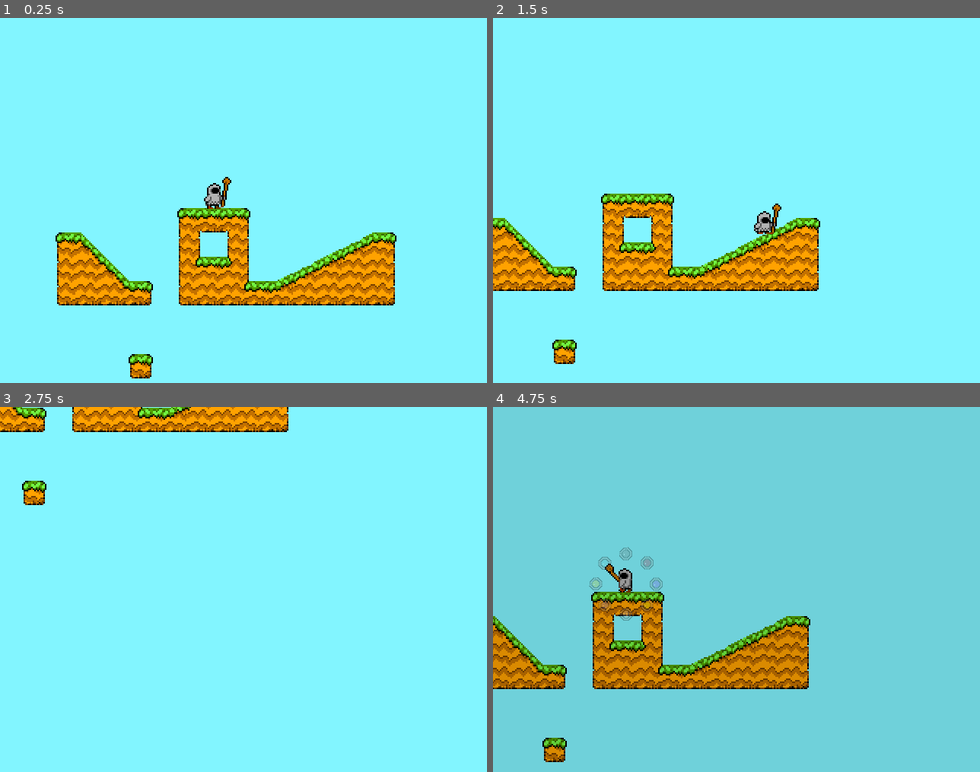
Above: before the commit, frames 1-4 (two rows, left to right).
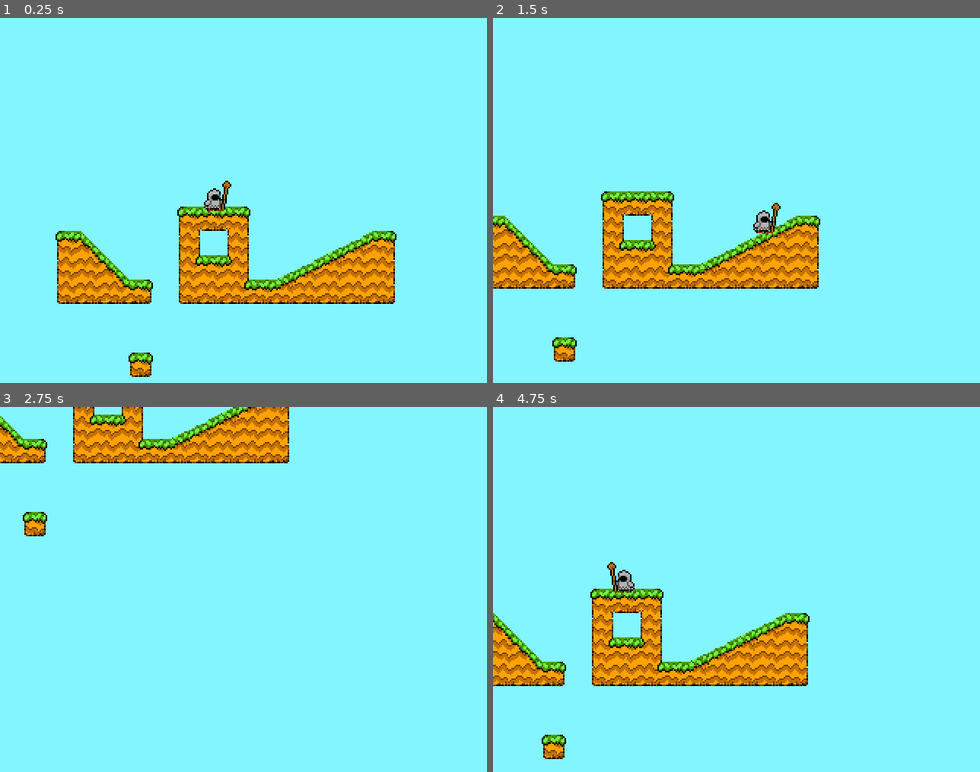
Above: after the commit, the same moments.

Repository: bitspittle/godot-elementalist
Game: Godot game, scene res://world/World.tscn
Two runs of this game, one before a commit and one after it. Both use one fixed random seed, a clock stepped at 60 frames per second and the inputs below.
Inputs:
- Up to frame 1 (0.25 s): no input
- Up to frame 2 (1.5 s): hold Right (player_right) from 0.53 s (still down); tap Z (player_attack) at 0.6 s; tap Space (player_jump) at 0.77, 1.07 s; tap X (player_cast) at 0.8, 1.35 s
- Up to frame 3 (2.75 s): tap Space (player_jump) at 1.52, 1.55, 1.82 s; release Right (player_right) at 2.03 s; hold Left (player_left) from 2.03 s (still down); hold Space (player_jump) from 2.03 s (still down); tap Z (player_attack) at 2.3 s
- Up to frame 4 (4.75 s): release Left (player_left) at 2.78 s; release Space (player_jump) at 2.78 s; hold Right (player_right) 2.78-4.28 s; tap Z (player_attack) at 2.85, 4.55 s; tap Space (player_jump) at 3.02, 3.32, 4.52 s; tap X (player_cast) at 3.05, 3.6 s; hold Space (player_jump) 3.53-4.28 s; tap Escape (ui_cancel) at 4.15 s; hold Left (player_left) from 4.28 s (still down); tap Shift (show_gem_wheel) at 4.35 s

The runs differ from the first frame. In frame 1, 5.8% of the frame differs, in the area x 11-82%, y 43-99%; in frame 2, 6.6%; in frame 3, 8.4%; in frame 4, 100%, in the area x 0-100%, y 0-100%.

Commit message:
Refactored player movement into a controller class

Diff:
--- a/player/Player.gd
+++ b/player/Player.gd
@@ -1,21 +1,13 @@
 extends KinematicBody2D
 
-const WALKING_ACCELERATION = 512
-const MAX_WALKING_SPEED = 100
-const FRICTION = .25
-const GRAVITY = 1000
-const JUMP_FORCE = 150
-
-const MAX_CLIMBING_SPEED = 80
-
-var SLOPE_THRESHOLD = deg2rad(46)
-var DEFAULT_SNAP_VECTOR = Vector2.DOWN * 40.0 # Make sure we snip hard if walking down sleep slopes
+class_name Player
 
 enum State {
 	IDLE,
 	DUCKING,
 	WALKING,
 	JUMPING,
+	JUMPING_DOWN,
 	FALLING,
 	LANDING,
 	WINDING_UP,
@@ -24,177 +16,106 @@
 	CLIMBING,
 }
 
-var _vel = Vector2.ZERO
-var _snap_vector = DEFAULT_SNAP_VECTOR
+# Visible to controller
+var vel = Vector2.ZERO
+var state = State.IDLE
+var next_state = State.IDLE
+var selected_spell: Spell
+# End controller
 
-var _state = State.IDLE
 var _prev_state = State.IDLE
-var _next_state = State.IDLE
 
 onready var _pivot = $Pivot
 onready var _player_sprite = $Pivot/PlayerSprite
 onready var _platform_detector: Area2D = $PlatformDetector
-onready var _jump_timer: Timer = $JumpTimer
 onready var _anim: AnimationPlayer = $AnimationPlayer
 onready var _time = $TimeEffect
 onready var _gem_wheel = $GemWheel
 
-var _selected_spell: Spell
 var _tmp_start_pos: Vector2
 
 func _ready():
 	_set_spell(Spells.NONE)
 	_anim.play("idle")
-	_tmp_start_pos = position
+
+	# TODO: Let client / server create player and set its controller
+	$PlayerController.player = self
 
 func _process(_delta):
-	if Input.is_action_pressed("ui_cancel") or position.y > 500:
-		_vel = Vector2.ZERO
-		position = _tmp_start_pos
-		set_collision_mask_bit(Layers.PLATFORMS, true)
-		_next_state = State.IDLE
-
-	if _state != _next_state:
-		if _next_state == State.IDLE:
-			if _state == State.DUCKING:
+	if state != next_state:
+		if next_state == State.IDLE:
+			if state == State.DUCKING:
 				_anim.play_backwards("duck")
 				_anim.queue("idle")
 			else:
 				_anim.play("idle")
-		elif _next_state == State.WALKING:
+		elif next_state == State.WALKING:
 			_anim.play("walk")
-		elif _next_state == State.DUCKING:
+		elif next_state == State.DUCKING:
 			if _prev_state != State.ATTACKING:
 				_anim.play("squat")
 				_anim.queue("duck")
 			else:
 				_anim.play("duck")
-		elif _next_state == State.JUMPING:
+		elif next_state == State.JUMPING:
 			_anim.play("jump")
-		elif _next_state == State.FALLING:
+			set_collision_mask_bit(Layers.PLATFORMS, false)
+		elif next_state == State.JUMPING_DOWN:
+			set_collision_mask_bit(Layers.PLATFORMS, false)
+
+		elif next_state == State.FALLING:
 			_anim.play("fall")
-		elif _next_state == State.LANDING:
+		elif next_state == State.LANDING:
 			_anim.play("land")
-		elif _next_state == State.WINDING_UP:
+		elif next_state == State.WINDING_UP:
 			_anim.play("windup")
-		elif _next_state == State.ATTACKING:
-			if _state == State.DUCKING:
+		elif next_state == State.ATTACKING:
+			if state == State.DUCKING:
 				_anim.play("duck attack")
 			else:
 				_anim.play("attack")
-		elif _next_state == State.CASTING:
+		elif next_state == State.CASTING:
 			_anim.play("cast")
-		elif _next_state == State.CLIMBING:
+		elif next_state == State.CLIMBING:
 			_anim.play("climb")
 
-		print(_state, " -> ", _next_state)
-		_prev_state = _state
-		_state = _next_state
+		_prev_state = state
+		state = next_state
+		next_state = state
 
-	if _state == State.CLIMBING:
-		if _anim.is_playing() && _vel == Vector2.ZERO:
+	if state == State.CLIMBING:
+		if _anim.is_playing() && vel == Vector2.ZERO:
 			_anim.stop(false)
-		elif !_anim.is_playing() && _vel != Vector2.ZERO:
+		elif !_anim.is_playing() && vel != Vector2.ZERO:
 			_anim.play()
 
+	elif state == State.JUMPING_DOWN:
+		next_state = State.FALLING
+
 func _physics_process(delta):
-	if _state != State.CLIMBING:
-		_physics_process_walking(delta)
-	else:
-		_physics_process_climbing(delta)
-
-func _physics_process_walking(delta):
-	if _state != State.DUCKING:
-		var x_input = Input.get_action_strength("player_right") - Input.get_action_strength("player_left")
-		if x_input != 0:
-			if _state == State.IDLE:
-				_next_state = State.WALKING
-
-			if sign(x_input) != sign(_vel.x):
-				_vel.x = 0 # quick turnaround
-				_pivot.scale.x = sign(x_input)
-
-			_vel.x += x_input * WALKING_ACCELERATION * delta
-			_vel.x = clamp(_vel.x, -MAX_WALKING_SPEED, MAX_WALKING_SPEED)
-
-		else:
-			if _state == State.WALKING:
-				_next_state = State.IDLE
-			_vel.x = 0
-
-	_vel.y += GRAVITY * delta
-	_vel.y = move_and_slide_with_snap(_vel, _snap_vector, Vector2.UP, true, 4, SLOPE_THRESHOLD).y
-	_snap_vector = DEFAULT_SNAP_VECTOR
-
-	# Re-enable platforms as long as we're fallling and aren't currently intersecting with anything
-	if (_vel.y >= 0 && _state != State.FALLING && not is_on_floor()):
-		_next_state = State.FALLING
-
-	if (_vel.y >= 0 && !get_collision_mask_bit(Layers.PLATFORMS) && _platform_detector.get_overlapping_bodies().empty()):
+	if (vel.y >= 0 && !get_collision_mask_bit(Layers.PLATFORMS) && _platform_detector.get_overlapping_bodies().empty()):
 		set_collision_mask_bit(Layers.PLATFORMS, true)
 
-	if Input.is_action_just_pressed("player_jump"):
-		if is_on_floor():
-			if not _state == State.DUCKING:
-				_snap_vector = Vector2.ZERO
-				_jump_timer.start()
-				_next_state = State.JUMPING
-			set_collision_mask_bit(Layers.PLATFORMS, false)
-
-	elif _state != State.DUCKING && _state != State.ATTACKING && Input.is_action_pressed("player_down"):
-		if is_on_floor():
-			_next_state = State.DUCKING
-			_vel.x = 0
-
-	elif _state == State.DUCKING && not Input.is_action_pressed("player_down"):
-		_next_state = State.IDLE
-
-	elif _state == State.FALLING && is_on_floor():
-		_next_state = State.LANDING
-
-	elif (_state == State.IDLE || _state == State.WALKING || _state == State.ATTACKING || _state == State.LANDING) && Input.is_action_just_pressed("player_attack"):
-		_next_state = State.WINDING_UP
-
-	elif (_state == State.WINDING_UP || _state == State.DUCKING) && Input.is_action_just_released("player_attack"):
-		_next_state = State.ATTACKING
-
-	elif Input.is_action_just_pressed("player_cast") && _selected_spell != Spells.NONE && is_on_floor():
-		_next_state = State.CASTING
-
-	elif _state == State.CASTING && Input.is_action_just_released("player_cast"):
-		_next_state = State.IDLE
-
-	if (!_jump_timer.is_stopped()):
-		if Input.is_action_pressed("player_jump"):
-			_vel.y = -JUMP_FORCE
-		else:
-			_jump_timer.stop()
-
-func _physics_process_climbing(delta):
-	var x_input = Input.get_action_strength("player_right") - Input.get_action_strength("player_left")
-	var y_input = Input.get_action_strength("player_down") - Input.get_action_strength("player_up")
-
-	var input = Vector2(x_input, y_input)
-	if input != Vector2.ZERO:
-		_vel = input.normalized() * MAX_CLIMBING_SPEED * delta
-		position += _vel
-	else:
-		_vel = Vector2.ZERO
+	if (vel.x != 0):
+		_pivot.scale.x = sign(vel.x)
 
 
 func _on_AnimationPlayer_animation_finished(anim_name):
 	if anim_name == "land" || anim_name == "attack":
-		_next_state = State.IDLE
+		next_state = State.IDLE
 	elif anim_name == "duck attack":
-		_next_state = State.DUCKING
+		next_state = State.DUCKING
 
 func _on_GemWheel_opening():
-	if _state == State.CASTING:
-		_next_state = State.IDLE
+	# Turn off casting when inside the gem wheel, because
+	# changing the spell means you might have a different
+	# casting animation
+	if state == State.CASTING:
+		next_state = State.IDLE
 
 func _on_GemWheel_spell_selected(spell):
 	_set_spell(spell)
 
 func _set_spell(spell: Spell):
-	_selected_spell = spell
+	selected_spell = spell
 	_player_sprite.get_material().set_shader_param("color_modulate", spell.color)
--- a/player/Player.tscn
+++ b/player/Player.tscn
@@ -1,16 +1,11 @@
-[gd_scene load_steps=21 format=2]
+[gd_scene load_steps=22 format=2]
 
 [ext_resource path="res://assets/images/player.png" type="Texture" id=1]
 [ext_resource path="res://player/Player.gd" type="Script" id=2]
 [ext_resource path="res://effects/TimeEffect.tscn" type="PackedScene" id=3]
 [ext_resource path="res://mana/GemWheel.tscn" type="PackedScene" id=4]
 [ext_resource path="res://assets/shaders/module_range.shader" type="Shader" id=5]
-
-[sub_resource type="CircleShape2D" id=1]
-radius = 5.08875
-
-[sub_resource type="RectangleShape2D" id=2]
-extents = Vector2( 7.75764, 8.46161 )
+[ext_resource path="res://player/PlayerControllerLocal.tscn" type="PackedScene" id=6]
 
 [sub_resource type="ShaderMaterial" id=3]
 shader = ExtResource( 5 )
@@ -18,6 +13,12 @@
 shader_param/color_range_end = Vector3( 1, 1, 1 )
 shader_param/color_modulate = Plane( 1, 0, 1, 1 )
 
+[sub_resource type="RectangleShape2D" id=16]
+extents = Vector2( 3.24571, 5.04595 )
+
+[sub_resource type="RectangleShape2D" id=2]
+extents = Vector2( 6.64695, 8.46161 )
+
 [sub_resource type="Animation" id=4]
 resource_name = "attack"
 length = 5.0
@@ -159,8 +160,7 @@
 "values": [ 20.0 ]
 }
 
-[sub_resource type="Animation" id=6]
-resource_name = "fall"
+[sub_resource type="Animation" id=9]
 length = 3.0
 tracks/0/type = "value"
 tracks/0/path = NodePath("Pivot/PlayerSprite:frame")
@@ -215,8 +215,7 @@
 "values": [ 5.0 ]
 }
 
-[sub_resource type="Animation" id=8]
-resource_name = "jump"
+[sub_resource type="Animation" id=11]
 length = 2.0
 tracks/0/type = "value"
 tracks/0/path = NodePath("Pivot/PlayerSprite:frame")
@@ -243,8 +242,7 @@
 "values": [ 8.0 ]
 }
 
-[sub_resource type="Animation" id=9]
-resource_name = "land"
+[sub_resource type="Animation" id=12]
 length = 2.0
 tracks/0/type = "value"
 tracks/0/path = NodePath("Pivot/PlayerSprite:frame")
@@ -327,8 +325,7 @@
 "values": [ 8.0 ]
 }
 
-[sub_resource type="Animation" id=11]
-resource_name = "windup"
+[sub_resource type="Animation" id=15]
 length = 3.0
 tracks/0/type = "value"
 tracks/0/path = NodePath("Pivot/PlayerSprite:frame")
@@ -361,17 +358,7 @@
 collision_mask = 11
 script = ExtResource( 2 )
 
-[node name="BodyCollisionShape" type="CollisionShape2D" parent="."]
-shape = SubResource( 1 )
-one_way_collision_margin = 0.0
-
-[node name="PlatformDetector" type="Area2D" parent="."]
-collision_layer = 4
-collision_mask = 2
-
-[node name="CollisionShape2D" type="CollisionShape2D" parent="PlatformDetector"]
-position = Vector2( 0, -2.5 )
-shape = SubResource( 2 )
+[node name="PlayerController" parent="." instance=ExtResource( 6 )]
 
 [node name="Pivot" type="Position2D" parent="."]
 
@@ -381,7 +368,6 @@
 texture = ExtResource( 1 )
 vframes = 11
 hframes = 6
-frame = 60
 
 [node name="Camera2D" type="Camera2D" parent="Pivot"]
 position = Vector2( 20, 0 )
@@ -390,28 +376,40 @@
 smoothing_speed = 2.0
 editor_draw_drag_margin = true
 
-[node name="JumpTimer" type="Timer" parent="."]
-wait_time = 0.35
-one_shot = true
+[node name="PlatformCollisionShape" type="CollisionShape2D" parent="."]
+position = Vector2( 0.0873337, -0.467514 )
+rotation = 1.5708
+shape = SubResource( 16 )
+one_way_collision_margin = 0.0
+
+[node name="PlatformDetector" type="Area2D" parent="."]
+collision_layer = 4
+collision_mask = 2
+
+[node name="PlatformDetectorShape" type="CollisionShape2D" parent="PlatformDetector"]
+position = Vector2( 0.261978, -2.58733 )
+shape = SubResource( 2 )
 
 [node name="AnimationPlayer" type="AnimationPlayer" parent="."]
+playback_speed = 5.0
 anims/attack = SubResource( 4 )
-anims/cast = SubResource( 12 )
-anims/climb = SubResource( 13 )
-anims/duck = SubResource( 5 )
-"anims/duck attack" = SubResource( 14 )
-anims/fall = SubResource( 6 )
-anims/idle = SubResource( 7 )
-anims/jump = SubResource( 8 )
-anims/land = SubResource( 9 )
-anims/squat = SubResource( 15 )
-anims/walk = SubResource( 10 )
-anims/windup = SubResource( 11 )
+anims/cast = SubResource( 5 )
+anims/climb = SubResource( 6 )
+anims/duck = SubResource( 7 )
+"anims/duck attack" = SubResource( 8 )
+anims/fall = SubResource( 9 )
+anims/idle = SubResource( 10 )
+anims/jump = SubResource( 11 )
+anims/land = SubResource( 12 )
+anims/squat = SubResource( 13 )
+anims/walk = SubResource( 14 )
+anims/windup = SubResource( 15 )
 
 [node name="TimeEffect" parent="." instance=ExtResource( 3 )]
 
 [node name="GemWheel" parent="." instance=ExtResource( 4 )]
 pause_mode = 2
+visible = false
 [connection signal="animation_finished" from="AnimationPlayer" to="." method="_on_AnimationPlayer_animation_finished"]
 [connection signal="opening" from="GemWheel" to="." method="_on_GemWheel_opening"]
 [connection signal="spell_selected" from="GemWheel" to="." method="_on_GemWheel_spell_selected"]
--- /dev/null
+++ b/player/PlayerController.gd
@@ -0,0 +1,8 @@
+extends Node
+
+class_name PlayerController
+
+var player: Player = null setget set_player
+
+func set_player(value: Player) -> void:
+	player = value
--- /dev/null
+++ b/player/PlayerControllerLocal.gd
@@ -0,0 +1,121 @@
+extends PlayerController
+
+class_name PlayerControllerLocal
+
+const WALKING_ACCELERATION = 512
+const MAX_WALKING_SPEED = 100
+const FRICTION = .25
+const GRAVITY = 1000
+const JUMP_FORCE = 150
+
+const MAX_CLIMBING_SPEED = 80
+
+var SLOPE_THRESHOLD = deg2rad(46)
+
+var DEFAULT_SNAP_VECTOR = Vector2.DOWN * 40.0 # Make sure we snip hard if walking down sleep slopes
+var _snap_vector = DEFAULT_SNAP_VECTOR
+
+var _tmp_start_pos = Vector2.ZERO
+
+onready var _jump_timer = $JumpTimer
+
+func set_player(value: Player):
+	.set_player(value)
+	_tmp_start_pos = player.position
+
+func _process(delta):
+	if Input.is_action_pressed("ui_cancel") or player.position.y > 500:
+		player.vel = Vector2.ZERO
+		player.position = _tmp_start_pos
+		player.next_state = Player.State.IDLE
+		player.set_collision_mask_bit(Layers.PLATFORMS, true)
+
+func _physics_process(delta):
+	if player.state != Player.State.CLIMBING:
+		_physics_process_walking(delta)
+	else:
+		_physics_process_climbing(delta)
+
+func _physics_process_walking(delta):
+	if player.state != Player.State.DUCKING:
+		var x_input = Input.get_action_strength("player_right") - Input.get_action_strength("player_left")
+		if x_input != 0:
+			if player.state == Player.State.IDLE:
+				player.next_state = Player.State.WALKING
+
+			if sign(x_input) != sign(player.vel.x):
+				player.vel.x = 0 # quick turnaround
+
+			player.vel.x += x_input * WALKING_ACCELERATION * delta
+			player.vel.x = clamp(player.vel.x, -MAX_WALKING_SPEED, MAX_WALKING_SPEED)
+
+		else:
+			if player.state == Player.State.WALKING:
+				player.next_state = Player.State.IDLE
+			player.vel.x = 0
+
+	player.vel.y += GRAVITY * delta
+	player.vel.y = player.move_and_slide_with_snap(player.vel, _snap_vector, Vector2.UP, true, 4, SLOPE_THRESHOLD).y
+	_snap_vector = DEFAULT_SNAP_VECTOR
+
+	# Re-enable platforms as long as we're fallling and aren't currently intersecting with anything
+	if (player.vel.y >= 0 && player.state != Player.State.FALLING && !player.is_on_floor()):
+		player.next_state = Player.State.FALLING
+
+	if Input.is_action_just_pressed("player_jump"):
+		if player.is_on_floor():
+			if not player.state == Player.State.DUCKING:
+				_snap_vector = Vector2.ZERO
+				_jump_timer.start()
+				player.next_state = Player.State.JUMPING
+			else:
+				player.next_state = Player.State.JUMPING_DOWN
+
+	elif player.state != Player.State.DUCKING \
+	&& player.state != Player.State.ATTACKING \
+	&& Input.is_action_pressed("player_down"):
+		if player.is_on_floor():
+			player.next_state = Player.State.DUCKING
+			player.vel.x = 0
+
+	elif player.state == Player.State.DUCKING \
+	&& !Input.is_action_pressed("player_down"):
+		player.next_state = Player.State.IDLE
+
+	elif player.state == Player.State.FALLING \
+	&& player.is_on_floor():
+		player.next_state = Player.State.LANDING
+
+	elif (player.state == Player.State.IDLE || player.state == Player.State.WALKING || player.state == Player.State.ATTACKING || player.state == Player.State.LANDING) \
+	&& Input.is_action_just_pressed("player_attack"):
+		player.next_state = Player.State.WINDING_UP
+
+	elif (player.state == Player.State.WINDING_UP || player.state == Player.State.DUCKING) \
+	&& Input.is_action_just_released("player_attack"):
+		player.next_state = Player.State.ATTACKING
+
+	elif Input.is_action_just_pressed("player_cast") \
+	&& player.selected_spell != Spells.NONE \
+	&& player.is_on_floor():
+		player.next_state = Player.State.CASTING
+
+	elif player.state == Player.State.CASTING \
+	&& Input.is_action_just_released("player_cast"):
+		player.next_state = Player.State.IDLE
+
+	if (!_jump_timer.is_stopped()):
+		if Input.is_action_pressed("player_jump"):
+			player.vel.y = -JUMP_FORCE
+		else:
+			_jump_timer.stop()
+
+func _physics_process_climbing(delta):
+	var x_input = Input.get_action_strength("player_right") - Input.get_action_strength("player_left")
+	var y_input = Input.get_action_strength("player_down") - Input.get_action_strength("player_up")
+
+	var input = Vector2(x_input, y_input)
+	if input != Vector2.ZERO:
+		player.vel = input.normalized() * MAX_CLIMBING_SPEED * delta
+		player.position += player.vel
+	else:
+		player.vel = Vector2.ZERO
--- /dev/null
+++ b/player/PlayerControllerLocal.tscn
@@ -0,0 +1,10 @@
+[gd_scene load_steps=2 format=2]
+
+[ext_resource path="res://player/PlayerControllerLocal.gd" type="Script" id=1]
+
+[node name="PlayerControllerLocal" type="Node"]
+script = ExtResource( 1 )
+
+[node name="JumpTimer" type="Timer" parent="."]
+wait_time = 0.35
+one_shot = true
--- /dev/null
+++ b/player/PlayerControllerRemote.gd
@@ -0,0 +1,5 @@
+extends PlayerController
+
+class_name PlayerControllerRemote
+
+# TODO for networking
--- a/project.godot
+++ b/project.godot
@@ -19,6 +19,26 @@
 "language": "GDScript",
 "path": "res://ui/PercentBar.gd"
 }, {
+"base": "KinematicBody2D",
+"class": "Player",
+"language": "GDScript",
+"path": "res://player/Player.gd"
+}, {
+"base": "Node",
+"class": "PlayerController",
+"language": "GDScript",
+"path": "res://player/PlayerController.gd"
+}, {
+"base": "PlayerController",
+"class": "PlayerControllerLocal",
+"language": "GDScript",
+"path": "res://player/PlayerControllerLocal.gd"
+}, {
+"base": "PlayerController",
+"class": "PlayerControllerRemote",
+"language": "GDScript",
+"path": "res://player/PlayerControllerRemote.gd"
+}, {
 "base": "Reference",
 "class": "Spell",
 "language": "GDScript",
@@ -27,6 +47,10 @@
 _global_script_class_icons={
 "GemWheel": "",
 "PercentBar": "",
+"Player": "",
+"PlayerController": "",
+"PlayerControllerLocal": "",
+"PlayerControllerRemote": "",
 "Spell": ""
 }
 
Not shown: 7 places in player/Player.tscn that only renumber resources
